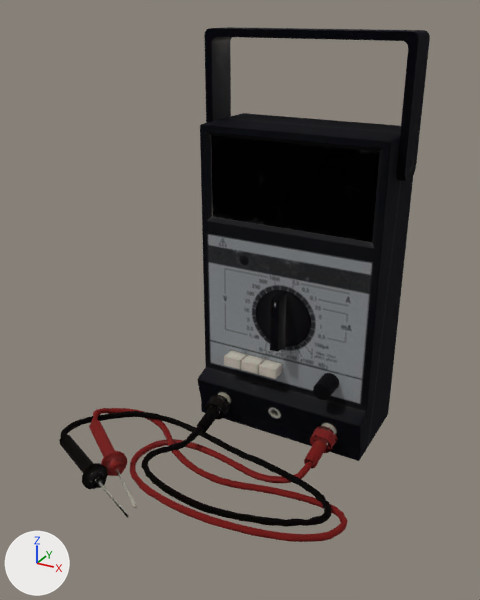
The glTF model assets/models/multimetro.glb as it was, and as the next commit left it.
Both versions are drawn from a 50 mm lens placed at (0.163, -0.275, 0.233), pointed at (0.016, -0.009, 0.099). Lighting does not change. The marker at lower left points along +X, +Y and +Z. The first picture is the older version. Where no turn or scale is listed for an object, it has been applied to the vertices. Vertices at exactly the same position are counted once.

Objects in the first picture: 'body_body_0', 'body_glass_0', 'buttons_body_0', 'cables_body_0', 'dial_body_0', 'handle_body_0', 'knob_body_0'.
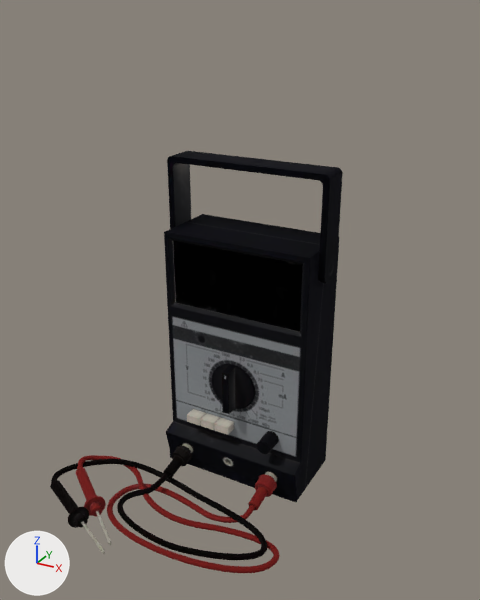
Location of each change, [x1, y1, x2, y2] in pixels of the pictures (480 x 600 px; the box of a moved part takes in the faces that stretch with it):
'body_body_0', moved, rescaled (19% narrower, 17% shorter)
    before: [197, 113, 413, 461]
    after: [164, 214, 339, 502]
'body_glass_0', reshaped (23% narrower, 16% shorter)
    before: [211, 135, 380, 242]
    after: [173, 241, 303, 331]
'cables_body_0', reshaped (20% narrower, 13% shorter)
    before: [59, 392, 348, 542]
    after: [50, 443, 280, 573]
'handle_body_0', moved, rescaled (22% narrower, 14% shorter)
    before: [204, 27, 430, 181]
    after: [167, 151, 343, 284]
'buttons_body_0', moved, rescaled (19% narrower, 10% shorter)
    before: [224, 350, 282, 379]
    after: [187, 409, 234, 435]
'knob_body_0', moved, rescaled (15% narrower, 14% shorter)
    before: [313, 373, 339, 400]
    after: [257, 431, 279, 454]
part 4 of me_cables_body_0, added
    after: [50, 480, 105, 554]
part 5 of me_cables_body_0, added (red)
    after: [76, 467, 112, 545]
part 6 of me_cables_body_0, added
    after: [255, 472, 277, 497]
part 7 of me_cables_body_0, added
    after: [248, 486, 268, 510]
part 8 of me_cables_body_0, added
    after: [163, 457, 183, 478]
part 9 of me_cables_body_0, deleted
    before: [82, 392, 337, 517]
part 10 of me_cables_body_0, moved or reshaped
    before: [59, 408, 348, 542]
    after: [51, 443, 280, 573]

The change, as a diff of the scene's bpy script:
```diff
--- a/assets/models/multimetro.glb.py
+++ b/assets/models/multimetro.glb.py
@@ me_body_body_0 @@
-me_body_body_0.from_pydata(...)  # 518 vertices, 908 faces; spans x -0.03..0.074, y 0.02..0.081, z 0.0..0.176
+me_body_body_0.from_pydata(...)  # 518 vertices, 908 faces; spans x -0.021..0.057, y -0.027..0.018, z 0.0..0.132
+# me_body_body_0 part 1: the whole mesh is scaled about its middle by 0.75, then moved by (-0.004, -0.055, -0.022)
 me_body_body_0.materials.append(mat_body)
@@ me_body_glass_0 @@
-me_body_glass_0.from_pydata(...)  # 4 vertices, 2 faces; spans x -0.0245..0.0683, y 0.0329, z 0.1257..0.1705
-me_body_glass_0.vertices[0].co = (-0.0245, 0.0329, 0.1705)  # pixel (211, 135)
-me_body_glass_0.vertices[1].co = (-0.0245, 0.0329, 0.1257)  # pixel (212, 216)
-me_body_glass_0.vertices[2].co = (0.0683, 0.0329, 0.1257)  # pixel (372, 242)
-me_body_glass_0.vertices[3].co = (0.0683, 0.0329, 0.1705)  # pixel (380, 151)
+me_body_glass_0.from_pydata(...)  # 4 vertices, 2 faces; spans x -0.0168..0.0528, y -0.0175, z 0.0943..0.1279
+# me_body_glass_0 part 2
+me_body_glass_0.vertices[0].co = (-0.0168, -0.0175, 0.1279)  # pixel (173, 240)
+me_body_glass_0.vertices[1].co = (-0.0168, -0.0175, 0.0943)  # pixel (175, 302)
+me_body_glass_0.vertices[2].co = (0.0528, -0.0175, 0.0943)  # pixel (300, 331)
+me_body_glass_0.vertices[3].co = (0.0528, -0.0175, 0.1279)  # pixel (303, 264)
 me_body_glass_0.materials.append(mat_glass)
@@ me_buttons_body_0 @@
-me_buttons_body_0.from_pydata(...)  # 60 vertices, 90 faces; spans x -0.0119..0.022, y 0.022..0.0381, z 0.0397..0.0455
+me_buttons_body_0.from_pydata(...)  # 60 vertices, 90 faces; spans x -0.0073..0.0181, y -0.0257..-0.0136, z 0.0298..0.0342
+# me_buttons_body_0 part 3: the whole mesh is scaled about its middle by 0.75, then moved by (0.0003, -0.0497, -0.0106)
 me_buttons_body_0.materials.append(mat_body)
@@ me_cables_body_0 @@
-me_cables_body_0.from_pydata(...)  # 2370 vertices, 3353 faces; spans x -0.086..0.086, y -0.081..0.023, z 0.0..0.023
+me_cables_body_0.from_pydata(...)  # 3408 vertices, 6704 faces; spans x -0.063..0.066, y -0.103..-0.025, z 0.0..0.017
+# me_cables_body_0 part 4: a new loose piece of 298 vertices spanning x -0.058..-0.003, y -0.103..-0.074, z 0.0..0.011, in mat_body
+# me_cables_body_0 part 5: a new loose piece of 298 vertices spanning x -0.054..-0.003, y -0.097..-0.06, z 0.0..0.011, in mat_body
+# me_cables_body_0 part 6: a new loose piece of 257 vertices spanning x 0.038..0.048, y -0.036..-0.025, z 0.006..0.017, in mat_body
+# me_cables_body_0 part 7: a new loose piece of 113 vertices spanning x 0.041..0.046, y -0.046..-0.033, z 0.006..0.014, in mat_body
+# me_cables_body_0 part 8: a new loose piece of 113 vertices spanning x -0.01..-0.005, y -0.046..-0.033, z 0.006..0.014, in mat_body
+# me_cables_body_0 part 9: 26 loose pieces with 765 vertices, spanning x -0.078..0.062, y -0.081..0.023, z 0.0..0.023, are deleted
+# me_cables_body_0 part 10: 8 vertices moved within x -0.019..0.048, y -0.056..-0.028, z 0.001..0.007; 1582 vertices removed from x -0.086..0.086, y -0.081..0.001, z 0.0..0.014; 2306 vertices added at x -0.063..0.066, y -0.087..-0.025, z 0.0..0.017
 me_cables_body_0.materials.append(mat_body)
@@ me_handle_body_0 @@
-me_handle_body_0.from_pydata(...)  # 236 vertices, 468 faces; spans x -0.0344..0.0781, y 0.0437..0.0643, z 0.154..0.2229
+me_handle_body_0.from_pydata(...)  # 236 vertices, 468 faces; spans x -0.0242..0.0602, y -0.0094..0.0061, z 0.1155..0.1672
+# me_handle_body_0 part 11: the whole mesh is scaled about its middle by 0.75, then moved by (-0.0039, -0.0557, -0.0471)
 me_handle_body_0.materials.append(mat_body)
@@ me_knob_body_0 @@
-me_knob_body_0.from_pydata(...)  # 49 vertices, 80 faces; spans x 0.04645..0.05704, y 0.01676..0.03002, z 0.03731..0.0479
+me_knob_body_0.from_pydata(...)  # 49 vertices, 80 faces; spans x 0.03644..0.04439, y -0.02963..-0.01968, z 0.02801..0.03595
+# me_knob_body_0 part 12: the whole mesh is scaled about its middle by 0.75, then moved by (-0.01133, -0.04804, -0.01062)
 me_knob_body_0.materials.append(mat_body)
```
